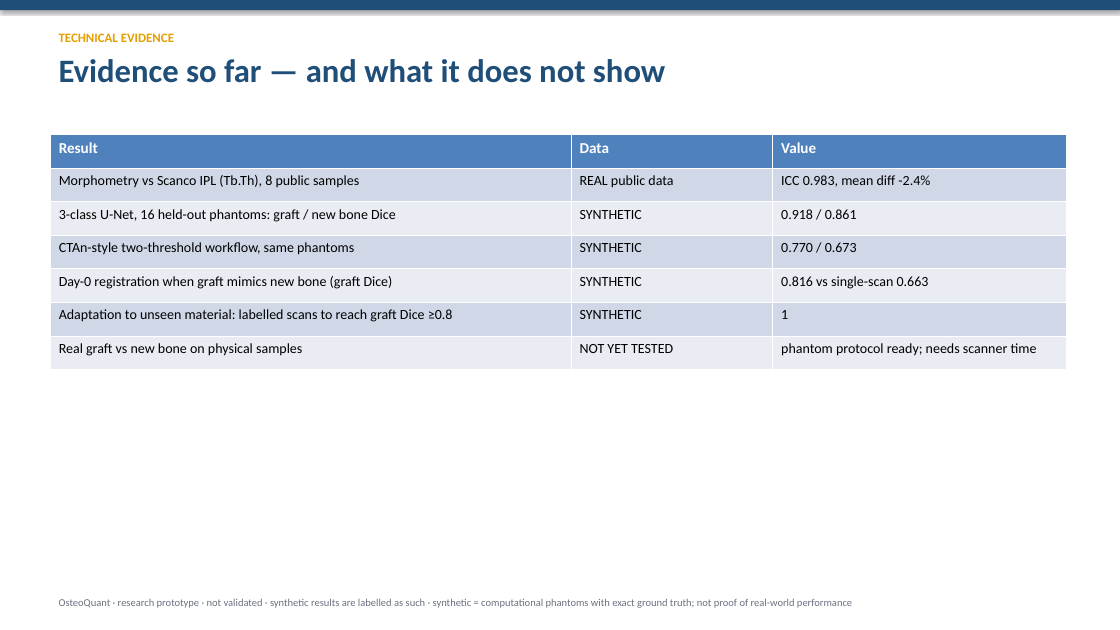
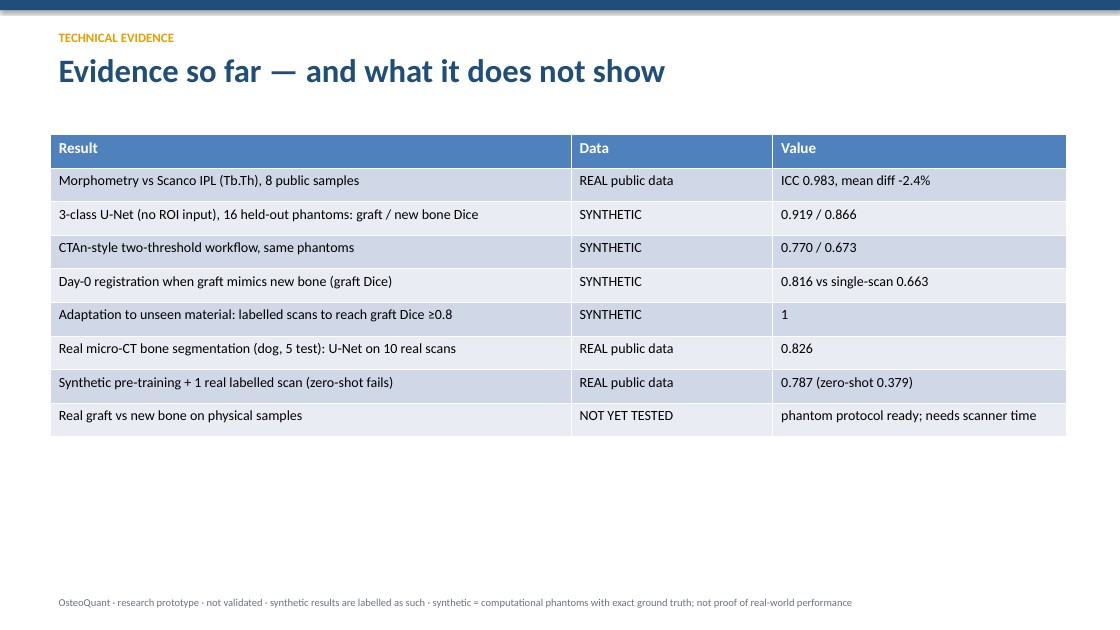
Before and after one commit to arnavhiteshpatel-cloud/playground, a slide deck: slide 4 of investor/OsteoQuant_Commercial_Pilot_Deck.pptx. Drawn at 1120x630 pixels with LibreOffice and Linux fonts; fonts in the diff are those of the drawing. Boxes give left, top, right and bottom in pixels: in the first picture for what was removed or moved away, otherwise in the second. Text is boxed around its words. In the diff, an @@ line names an element or a change of style, - is before the commit and + after.

```diff
--- a/investor/OsteoQuant_Commercial_Pilot_Deck.pptx
+++ b/investor/OsteoQuant_Commercial_Pilot_Deck.pptx
@@ table at box(50, 134, 1067, 437) @@
-row 3, column 1: 3-class U-Net, 16 held-out phantoms: graft / new bone Dice
+row 3, column 1: 3-class U-Net (no ROI input), 16 held-out phantoms: graft / new bone Dice
-row 3, column 3: 0.918 / 0.861
+row 3, column 3: 0.919 / 0.866
+row 7: Real micro-CT bone segmentation (dog, 5 test): U-Net on 10 real scans | REAL public data | 0.826
+row 8: Synthetic pre-training + 1 real labelled scan (zero-shot fails) | REAL public data | 0.787 (zero-shot 0.379)
```
Also in this commit, not shown: 1 other slide changed, 16 other files.
